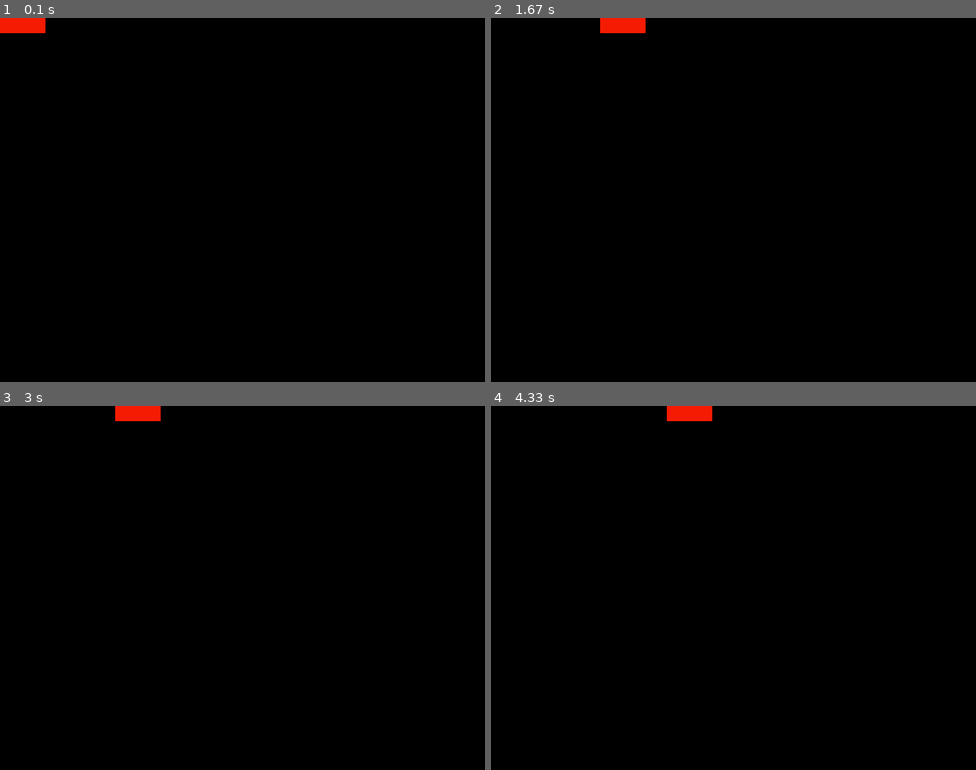
Above: before the commit, frames 1-4 (two rows, left to right).
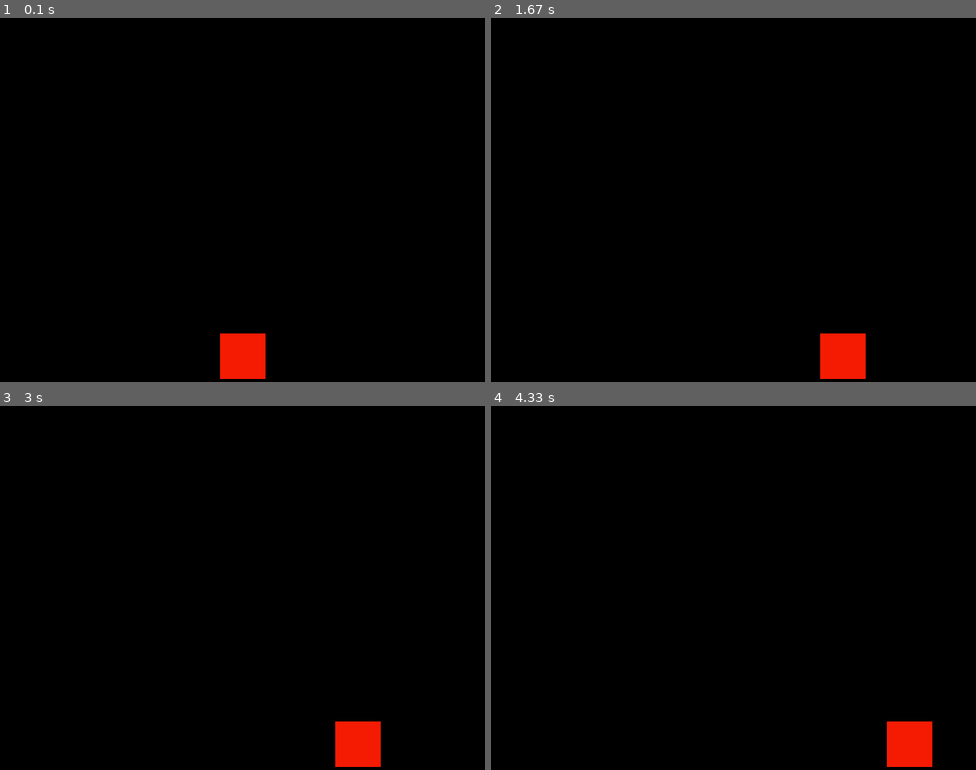
Above: after the commit, the same moments.

Repository: amsdc/retrogame
Game: pygame game, started from run_retrogame.py
Two runs of this game, one before a commit and one after it. Both use one fixed random seed, a clock stepped at 60 frames per second and the inputs below.
Inputs:
- Up to frame 1 (0.1 s): no input
- Up to frame 2 (1.67 s): hold Right 0.33-0.8 s; hold Right 0.83-1.3 s; hold Left from 1.33 s (still down)
- Up to frame 3 (3 s): release Left at 1.87 s; hold Left 1.9-2.3 s; hold Right 2.33-2.97 s
- Up to frame 4 (4.33 s): hold Left 3-3.47 s; hold Right 3.5-3.97 s; hold Right from 4 s (still down)

The runs differ from the first frame. In frame 1, 1.6% of the frame differs, in the area x 0-55%, y 0-100%; in frame 2, 1.6%; in frame 3, 1.6%; in frame 4, 1.6%.

Commit message:
Added player with padding

Diff:
--- a/retrogame/sprites.py
+++ b/retrogame/sprites.py
@@ -10,21 +10,48 @@
     QUIT,
 )
 
+from retrogame.constants import (
+    SCREEN_WIDTH,
+    SCREEN_HEIGHT
+)
+
 class Player(pygame.sprite.Sprite):
     def __init__(self):
         super().__init__()
-        self.surf = pygame.Surface((75, 25))
+
+        self.player_width = 75
+        self.player_height = 75
+
+        self.p_left_padding = 5
+        self.p_right_padding = 5
+        self.p_bottom_padding = 5
+
+        self.surf = pygame.Surface((self.player_width, self.player_height))
         self.surf.fill((245,27,2))
         self.rect = self.surf.get_rect()
 
+        # Position our player in center
+        self.rect.left = (SCREEN_WIDTH/2)-(self.player_width/2)
+        self.rect.top = (SCREEN_HEIGHT)-(self.player_height)
+
     def update(self, pressed_keys):
-        if pressed_keys[K_UP]:
-            print("UP")
-            self.rect.move_ip(0, -5)
-        if pressed_keys[K_DOWN]:
-            print("DN")
-            self.rect.move_ip(0, 5)
+        # if pressed_keys[K_UP]:
+            # # print("UP")
+            # self.rect.move_ip(0, -5)
+        # if pressed_keys[K_DOWN]:
+            # # print("DN")
+            # self.rect.move_ip(0, 5)
         if pressed_keys[K_LEFT]:
             self.rect.move_ip(-5, 0)
         if pressed_keys[K_RIGHT]:
             self.rect.move_ip(5, 0)
+
+        # Keep player on the screen
+        if self.rect.left < self.p_left_padding:
+            self.rect.left = self.p_left_padding
+        if self.rect.right > SCREEN_WIDTH-self.p_right_padding:
+            self.rect.right = SCREEN_WIDTH-self.p_right_padding
+        if self.rect.top <= 0:
+            self.rect.top = 0
+        if self.rect.bottom >= SCREEN_HEIGHT-self.p_bottom_padding:
+            self.rect.bottom = SCREEN_HEIGHT-self.p_bottom_padding
